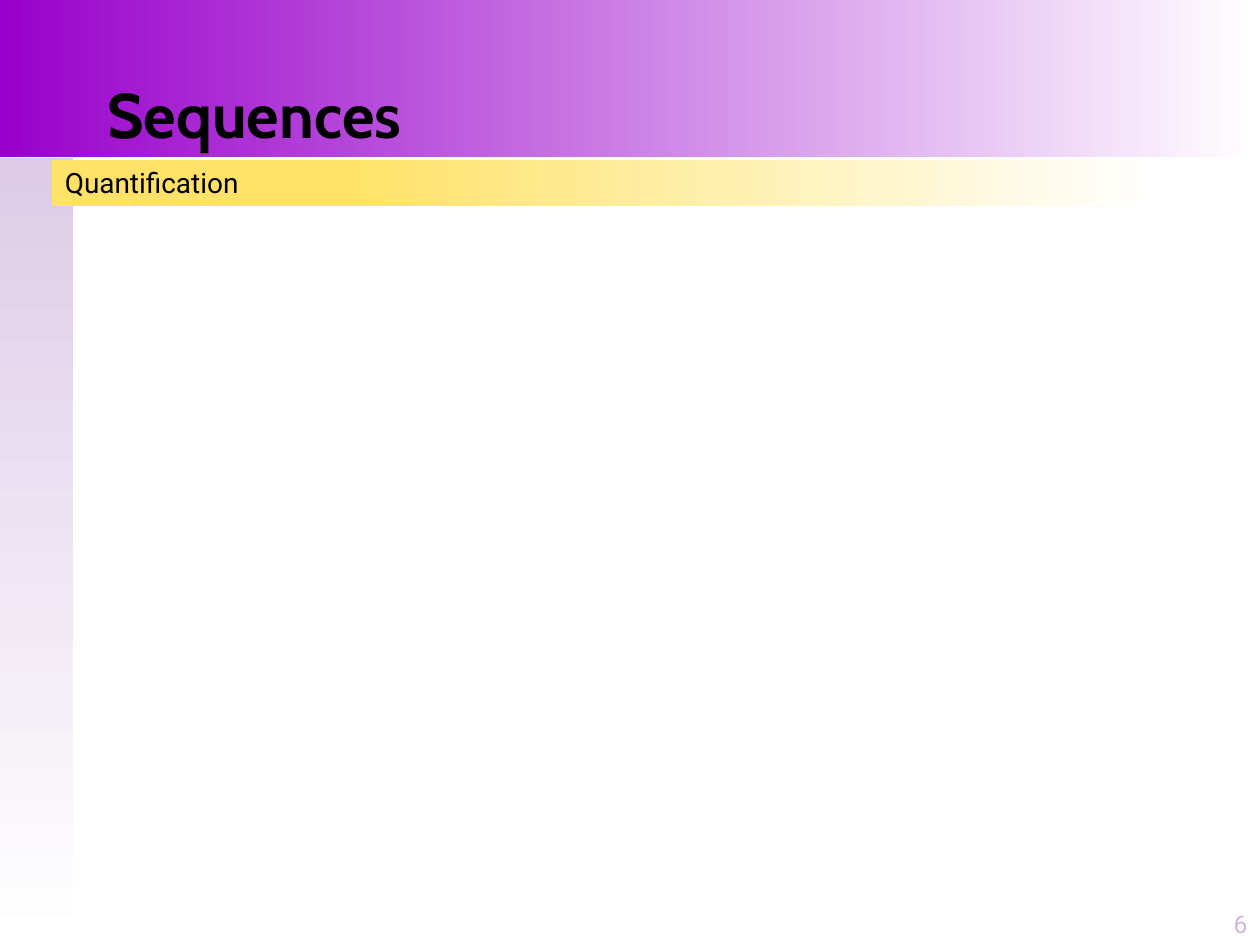
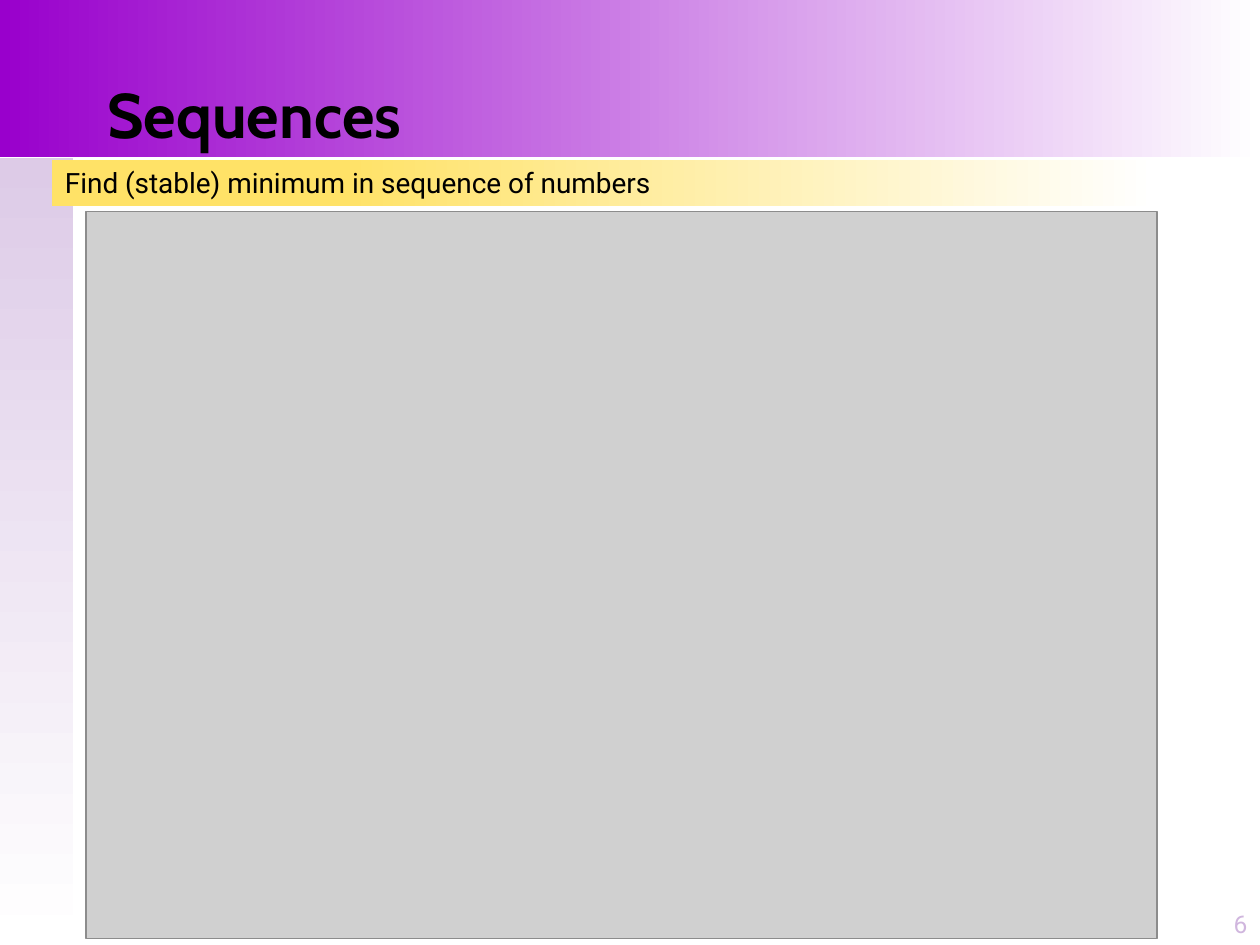
Before and after one commit to santoslab/stress24, a slide deck: slide 6 of slides/M-02-02-Sequences-Quantification.pptx. Drawn at 1260x945 pixels with LibreOffice and Linux fonts; fonts in the diff are those of the drawing; grey boxes stand for pictures. Boxes give left, top, right and bottom in pixels: in the first picture for what was removed or moved away, otherwise in the second. Text is boxed around its words. In the diff, an @@ line names an element or a change of style, - is before the commit and + after.

Commit message:
More slides for M2, selection sort

```diff
--- a/slides/M-02-02-Sequences-Quantification.pptx
+++ b/slides/M-02-02-Sequences-Quantification.pptx
@@ text in rectangle at box(65, 170, 651, 200): text changed @@
-Quantification
+Find (stable) minimum in sequence of numbers
@@ picture added at box(86, 212, 1157, 939) @@
```
Also in this commit, not shown: 3 other files.
